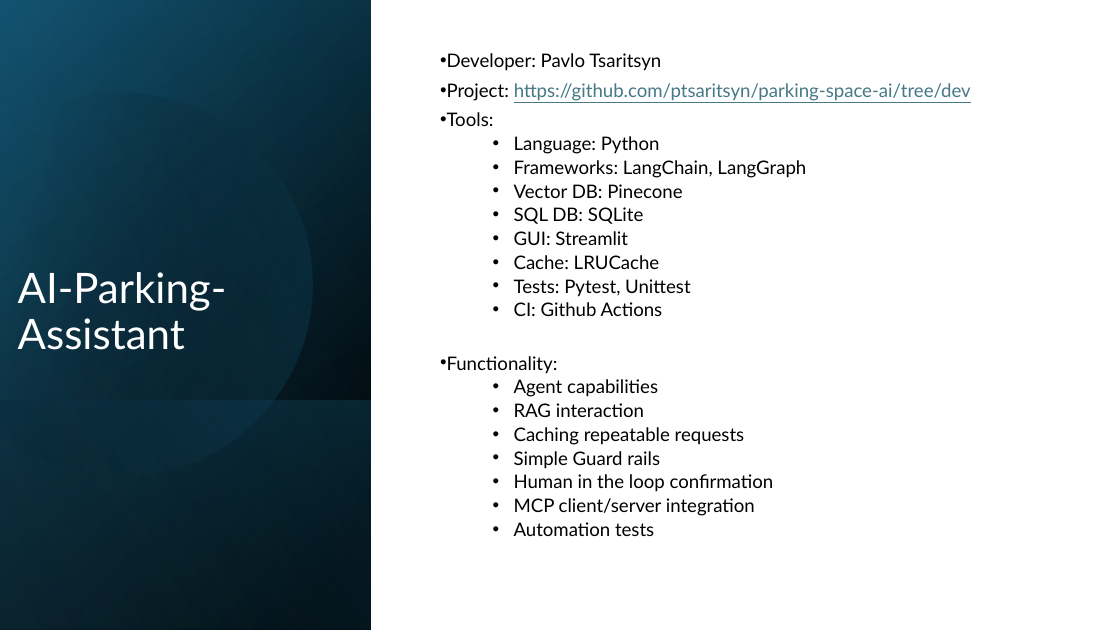
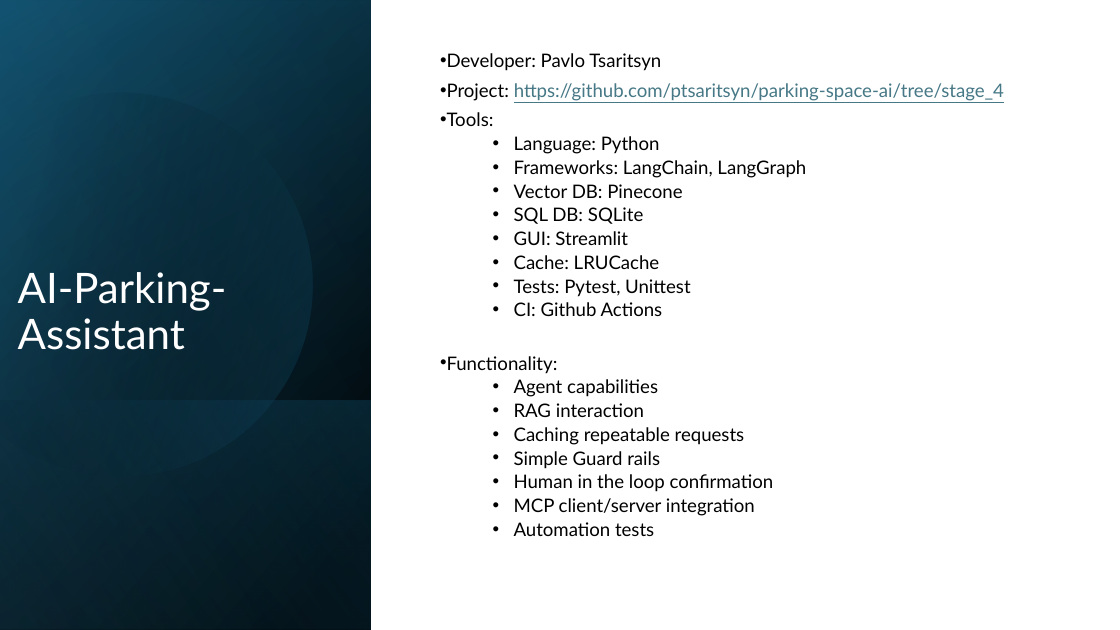
Before and after one commit to ptsaritsyn/parking-space-ai, a slide deck: slide 1 of docs/AI-Parking-Assistant.pptx. Drawn at 1120x630 pixels with LibreOffice and Linux fonts; fonts in the diff are those of the drawing. Boxes give left, top, right and bottom in pixels: in the first picture for what was removed or moved away, otherwise in the second. Text is boxed around its words. In the diff, an @@ line names an element or a change of style, - is before the commit and + after.

Commit message:
stage_4: Updated presentation

```diff
--- a/docs/AI-Parking-Assistant.pptx
+++ b/docs/AI-Parking-Assistant.pptx
@@ subtitle at bbox=[447, 83, 1004, 101]: text changed @@
-• Project: https://github.com/ptsaritsyn/parking-space-ai/tree/dev
+• Project: https://github.com/ptsaritsyn/parking-space-ai/tree/stage_4
```
